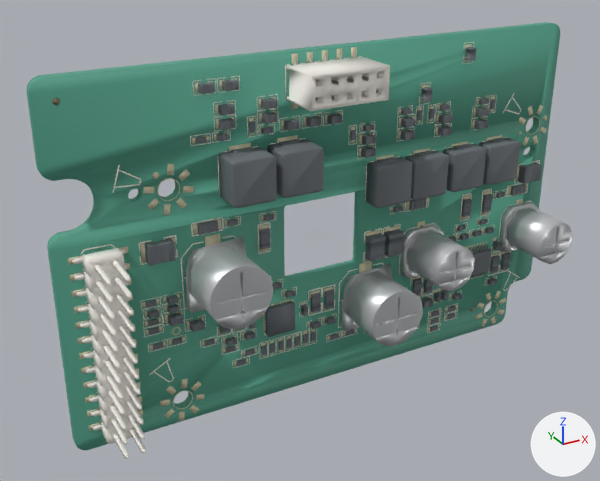
What one commit did to the glTF model public/models/mynd/pcb-amp.glb.
Both versions are drawn from a 50 mm camera at (-65.2, -107.8, 52.1) aimed at (-6.9, -1.7, -1.0). The lights are fixed; the arrows at lower right show +X, +Y and +Z. The first picture is the older version.

In view in the first picture: 'body', 'metal', 'pads', 'pcb', 'plastic', 'silk'.
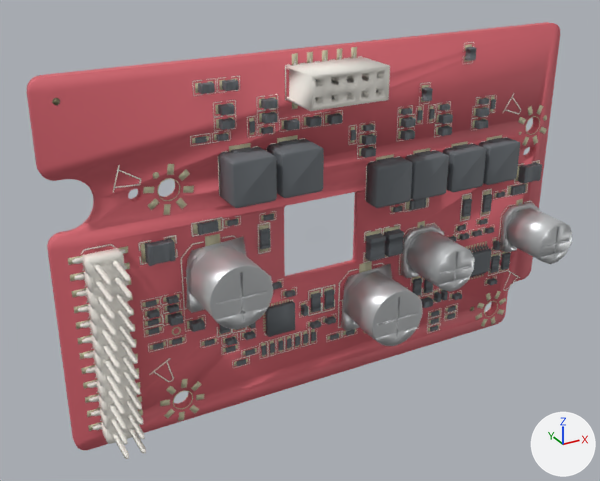
What changed in the scene script:
```text
Change mat_pcb:
    mat_pcb.base_color: (0.0941, 0.369, 0.263) -> (0.71, 0.137, 0.169)  # green #56a48c -> red #db6772
```

Location of each change, [x1, y1, x2, y2] in pixels of the pictures (600 x 481 px):
'pcb', recoloured (green to red)
    both: [27, 22, 560, 450]
